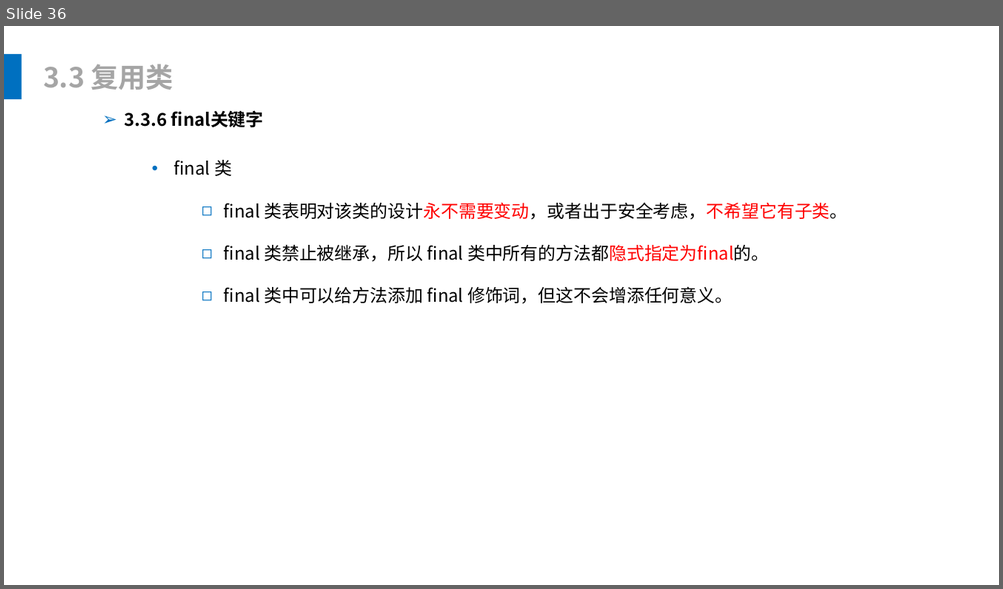
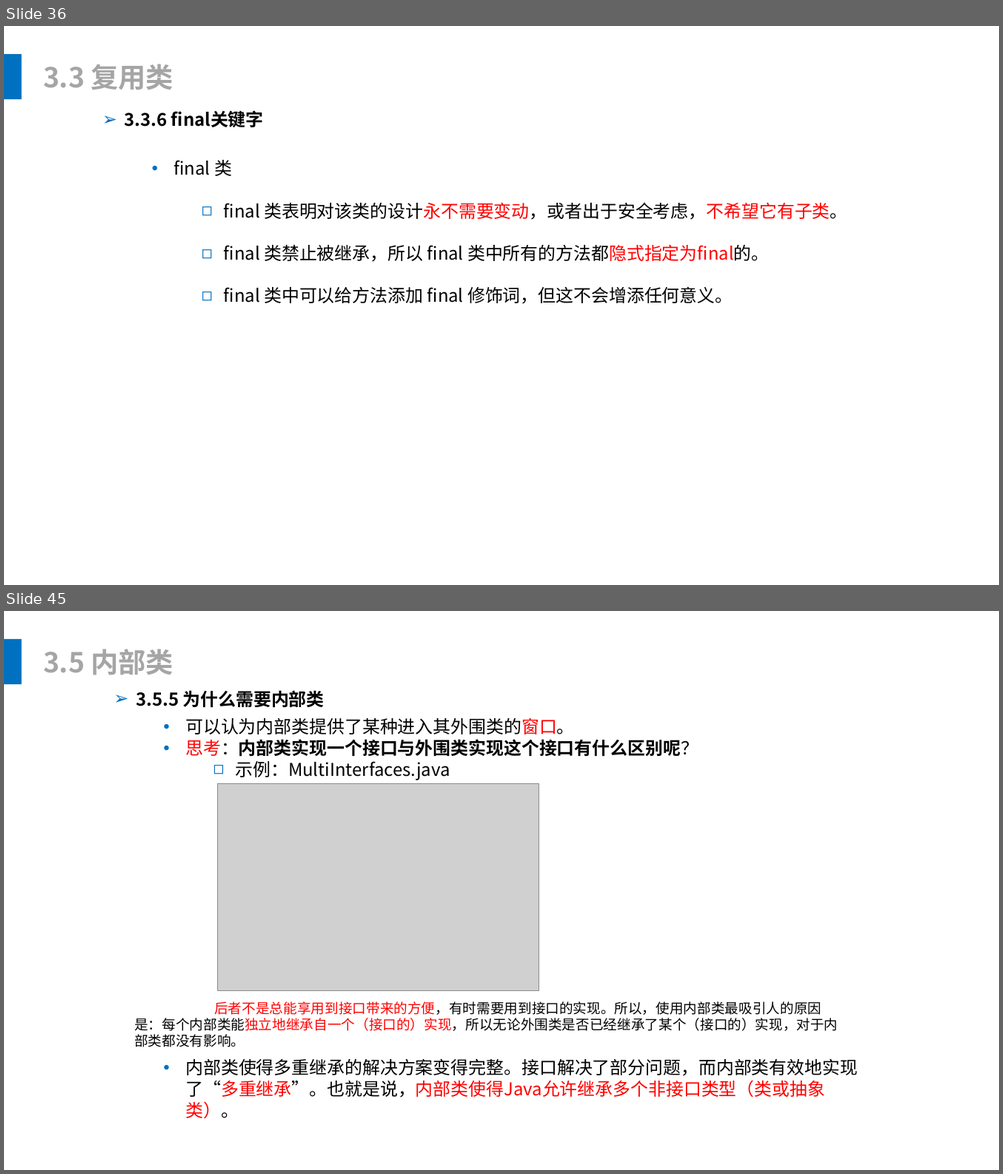
Before and after one commit to leonliu06/JavaTrainning, a slide deck: Java基础培训.pptx. Shown one above the other, each under a label of ours: slide 36 before the commit, slides 36 and 45 after it; the slides between them are not shown. The pictures are 1003x589 and 1003x1174 pixels, drawn with LibreOffice and Linux fonts; fonts in the diff are those of the drawing; grey boxes stand for pictures. Boxes give left, top, right and bottom in pixels: in the first picture for what was removed or moved away, otherwise in the second. Text is boxed around its words. In the diff, an @@ line names an element or a change of style, - is before the commit and + after.

```diff
--- a/Java基础培训.pptx
+++ b/Java基础培训.pptx
@@ slide 45 added at box(4, 611, 999, 1170), background #FFFFFF @@
@@ rectangle added at box(4, 639, 22, 684), fill #0070C0 @@
@@ text added at box(43, 649, 173, 675), 28 pt, text #A5A5A5, bold @@
+3.5 内部类
@@ text added at box(136, 690, 324, 708), 18 pt, text #000000, bold @@
+➢ 3.5.5 为什么需要内部类
@@ text added at box(185, 718, 698, 780), 18 pt, text #000000 @@
+  • 可以认为内部类提供了某种进入其外围类的窗口。
+  • 思考：内部类实现一个接口与外围类实现这个接口有什么区别呢？
+    ◻ 示例：MultiInterfaces.java
@@ picture added at box(218, 783, 539, 991) @@
@@ text added at box(134, 1002, 837, 1048), 14 pt, text #000000 @@
+  后者不是总能享用到接口带来的方便，有时需要用到接口的实现。所以，使用内部类最吸引人的原因是：每个内部类能独立地继承自一个（接口的）实现，所以无论外围类是否已经继承了某个（接口的）实现，对于内部类都没有影响。
@@ text added at box(185, 1059, 857, 1098), 18 pt, text #000000 @@
+  • 内部类使得多重继承的解决方案变得完整。接口解决了部分问题，而内部类有效地实现了“多重继承”。也就是说，内部类使得Java允许继承多个非接口类型（类或抽象类）。
```
Also in this commit, not shown: 7 slides changed, 18 other slides added, 3 slides removed, 26 other files.
